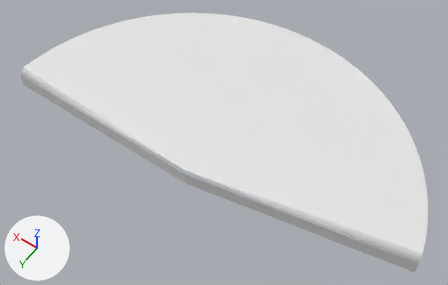
Two versions of the OBJ model Assets/Models/Slice47.obj, one commit apart.
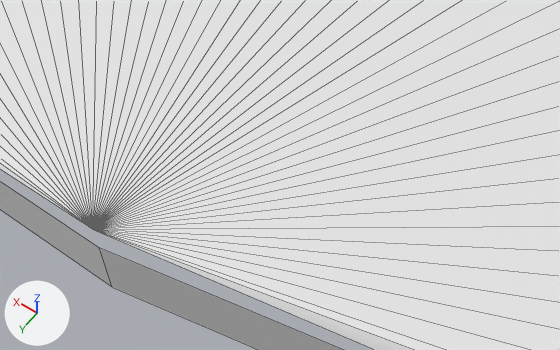
There are two pictures of each version: one whole from a camera (50 mm lens) standing at (-1.015, 1.137, 2.126) and looking at (0.024, -0.317, -0.16), one close up from a camera (50 mm lens) standing at (-0.352, 0.214, 0.561) and looking at (-0.102, -0.136, 0.01). The lights are fixed; the arrows at lower left show +X, +Y and +Z. The close-ups show mesh edges as thin lines. Where no turn or scale is listed for an object, it has been applied to the vertices.

Script lines for the objects in view, before the commit:
```python
me_slice47 = bpy.data.meshes.new('Slice47')
me_slice47.from_pydata(...)  # 55 vertices, 51 faces; spans x -0.98..1.0, y -1.0..0.0, z -0.1..0.0
# before: 0 (0.0, 0.0, 0.0) at pixel (92, 229), 2 (1.0, 0.0, -0.03), 50 (-0.98, -0.19, -0.03), 51 (0.0, 0.0, -0.1) at pixel (112, 287), 52 (0.0, 0.0, -0.03) at pixel (99, 247)
# before: 53 (1.0, 0.0, -0.1), 54 (-0.98, -0.19, -0.1)
ob_slice47 = bpy.data.objects.new('Slice47', me_slice47)
ob_slice47.location = (0.0, 0.0, 0.0)
```
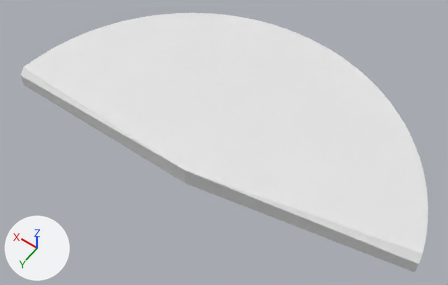
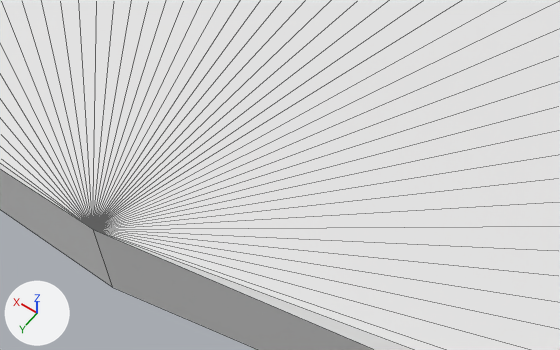
Boxes (x1, y1, x2, y2) around the edits, measured in the close-ups (560 x 350 px; the box of a moved part takes in the faces that stretch with it):
part 1 of me_slice47, moved or reshaped: before (0, 182, 343, 350); after (0, 170, 374, 350)

The change, as a diff of the scene's bpy script:
```diff
--- a/Assets/Models/Slice47.obj.py
+++ b/Assets/Models/Slice47.obj.py
@@ me_slice47 @@
 me_slice47.from_pydata(...)  # 55 vertices, 51 faces; spans x -0.98..1.0, y -1.0..0.0, z -0.1..0.0
 # used by ob_slice47; location = (0.0, 0.0, 0.0)
 # verts and faces of me_slice47; kept vertices keep their numbers, new ones are numbered from 55
+# me_slice47 part 1
+delete_vertices([52])  # with the faces that use them
+faces += [(0, 2, 53, 51), (0, 51, 54, 50)]
```
